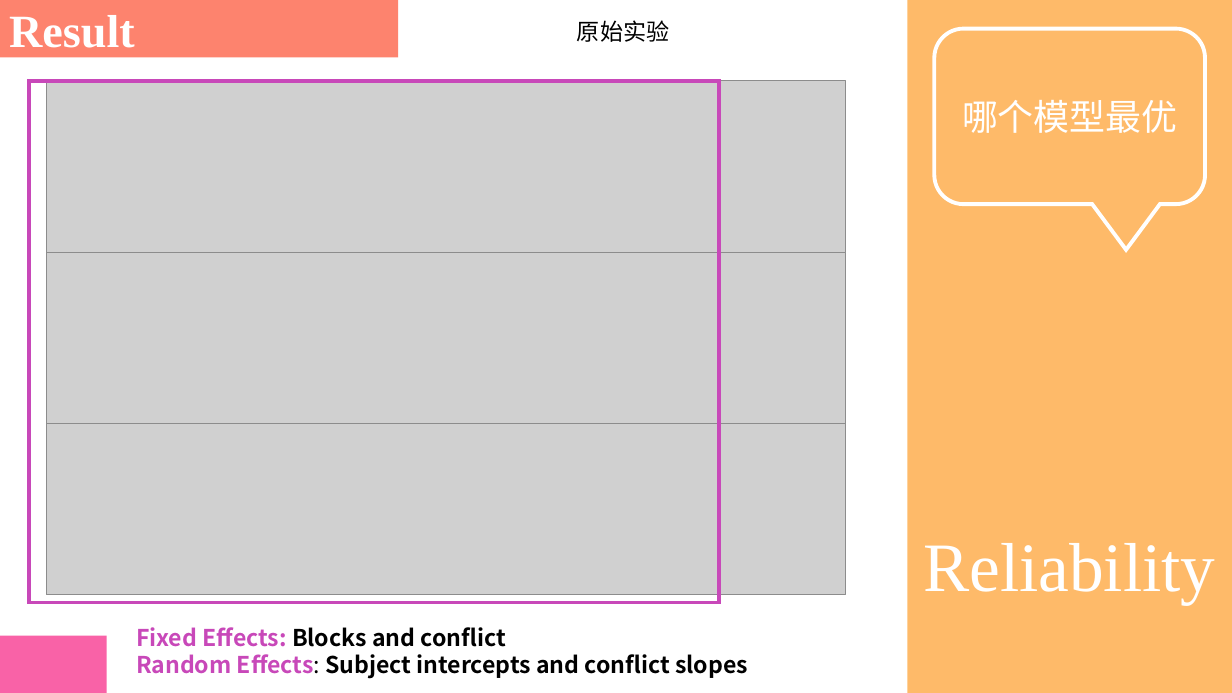
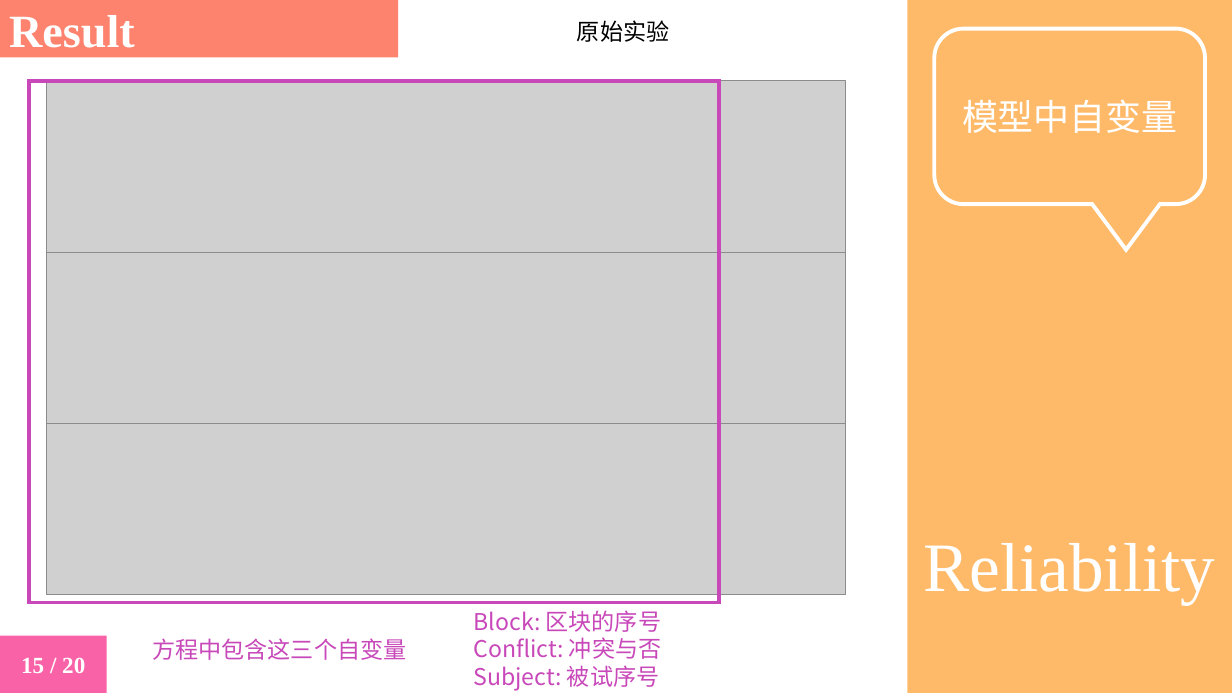
Before and after one commit to yuki-961004/Presentation, a slide deck: slide 15 of 230525_Reliability/2023_Nature_Kucina.pptx (slide 13 before the commit). Drawn at 1232x693 pixels with LibreOffice and Linux fonts; fonts in the diff are those of the drawing; grey boxes stand for pictures. Boxes give left, top, right and bottom in pixels: in the first picture for what was removed or moved away, otherwise in the second. Text is boxed around its words. In the diff, an @@ line names an element or a change of style, - is before the commit and + after.

```diff
--- a/230525_Reliability/2023_Nature_Kucina.pptx
+++ b/230525_Reliability/2023_Nature_Kucina.pptx
@@ text in rounded speech box at (x1=962, y1=99, x2=1177, y2=133): text changed @@
-哪个模型最优
+模型中自变量
@@ text at (x1=474, y1=610, x2=661, y2=691): text changed; text colour #000000 to #C848B9; bold off @@
-Fixed Effects: Blocks and conflict
-Random Effects: Subject intercepts and conflict slopes
+Block: 区块的序号
+Conflict: 冲突与否
+Subject: 被试序号
@@ text in rectangle at (x1=21, y1=657, x2=85, y2=673): text added @@
+15 / 20
@@ text added at (x1=152, y1=638, x2=406, y2=660), 18 pt, text #C848B9 @@
+方程中包含这三个自变量
```
Also in this commit, not shown: 14 other slides changed, 5 slides added.
